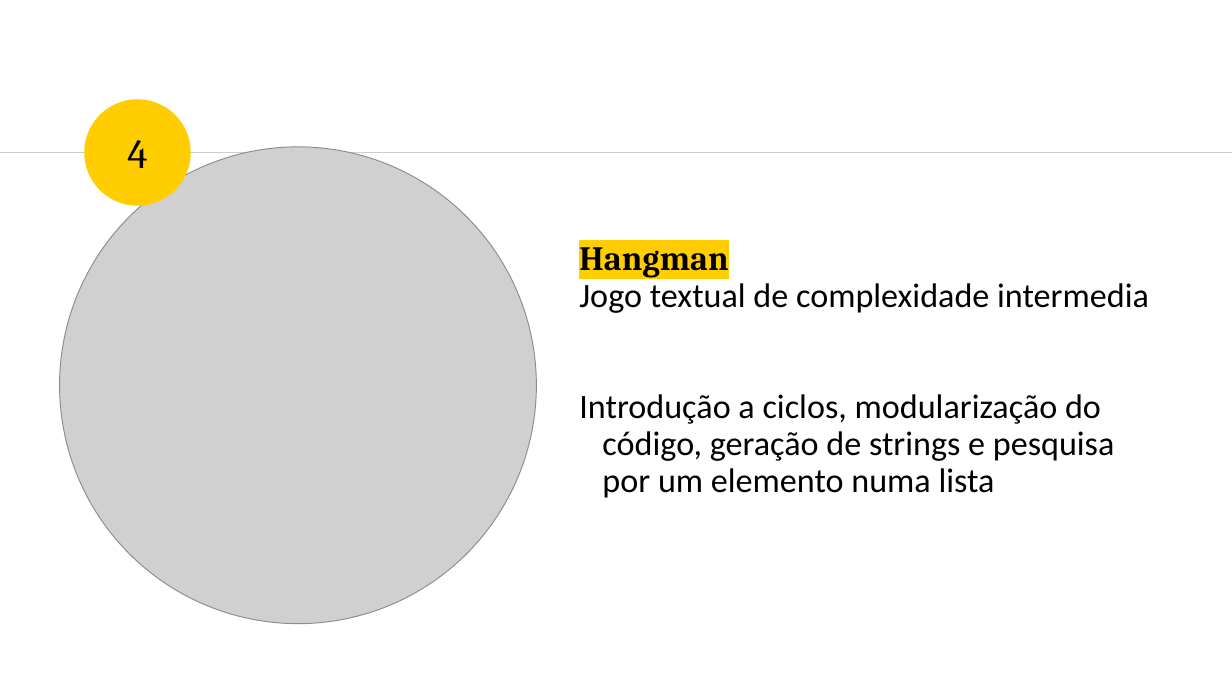
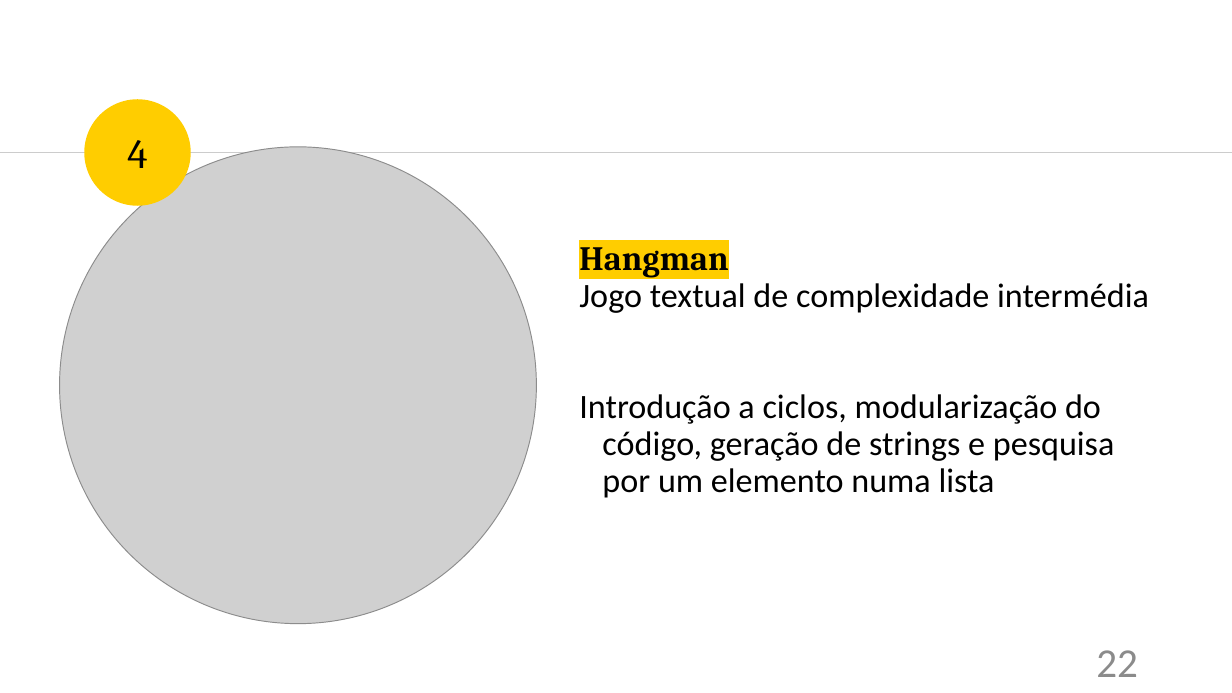
Before and after one commit to LuisEduardoReis/DISS_games, a slide deck: slide 22 of apresentacao/apresentacao.pptx (slide 20 before the commit). Drawn at 1232x693 pixels with LibreOffice and Linux fonts; fonts in the diff are those of the drawing; grey boxes stand for pictures. Boxes give left, top, right and bottom in pixels: in the first picture for what was removed or moved away, otherwise in the second. Text is boxed around its words. In the diff, an @@ line names an element or a change of style, - is before the commit and + after.

```diff
--- a/apresentacao/apresentacao.pptx
+++ b/apresentacao/apresentacao.pptx
@@ text at box(579, 283, 1149, 313): text changed @@
-Jogo textual de complexidade intermedia
+Jogo textual de complexidade intermédia
@@ page number added at box(1096, 650, 1138, 677), 32 pt, text #8C8C8C @@
+22
```
Also in this commit, not shown: 30 other slides changed, 3 slides added, 1 other file.
